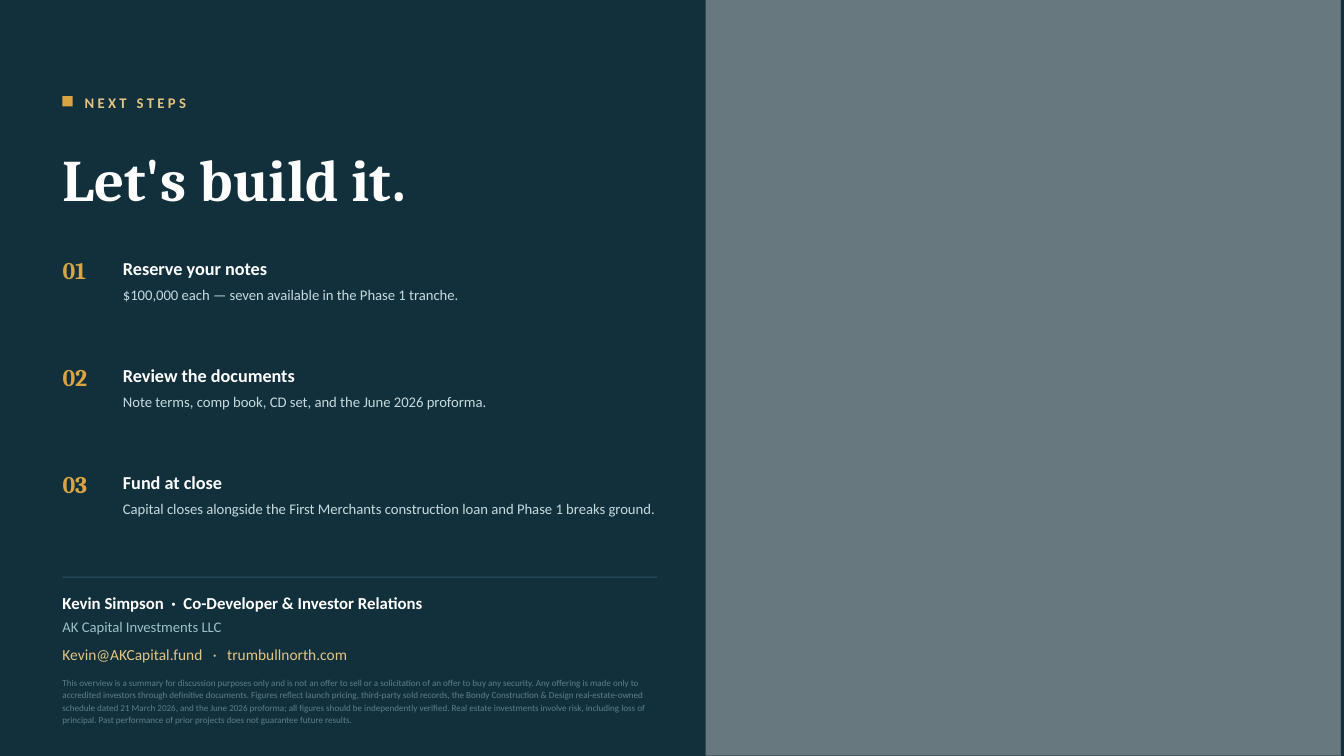
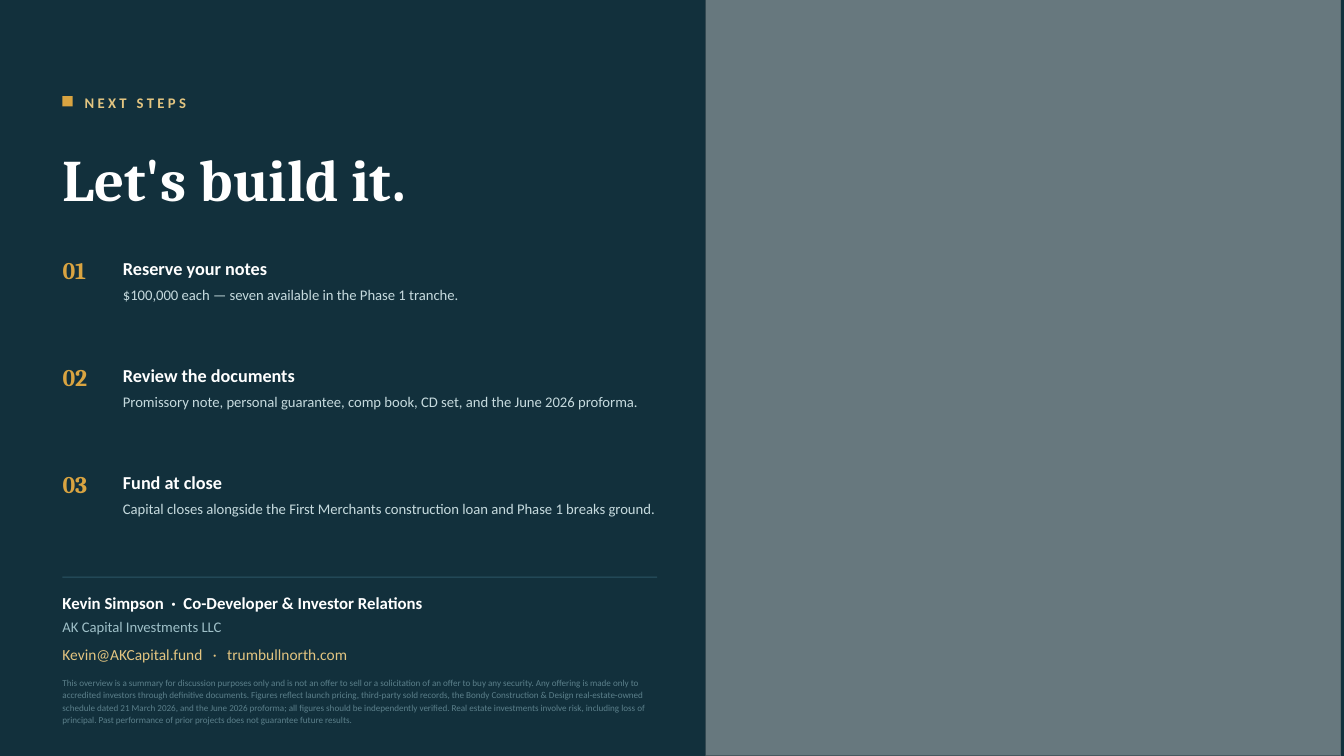
Before and after one commit to KevinSimpson9/3331-trumbull, a slide deck: slide 11 of deck/3331-Trumbull-Investor-Deck-Aug-2026.pptx. Drawn at 1344x756 pixels with LibreOffice and Linux fonts; fonts in the diff are those of the drawing; grey boxes stand for pictures. Boxes give left, top, right and bottom in pixels: in the first picture for what was removed or moved away, otherwise in the second. Text is boxed around its words. In the diff, an @@ line names an element or a change of style, - is before the commit and + after.

```diff
--- a/deck/3331-Trumbull-Investor-Deck-Aug-2026.pptx
+++ b/deck/3331-Trumbull-Investor-Deck-Aug-2026.pptx
@@ text at (123,397,638,410): text changed @@
-Note terms, comp book, CD set, and the June 2026 proforma.
+Promissory note, personal guarantee, comp book, CD set, and the June 2026 proforma.
```
Also in this commit, not shown: 3 other slides changed, 2 other files.
